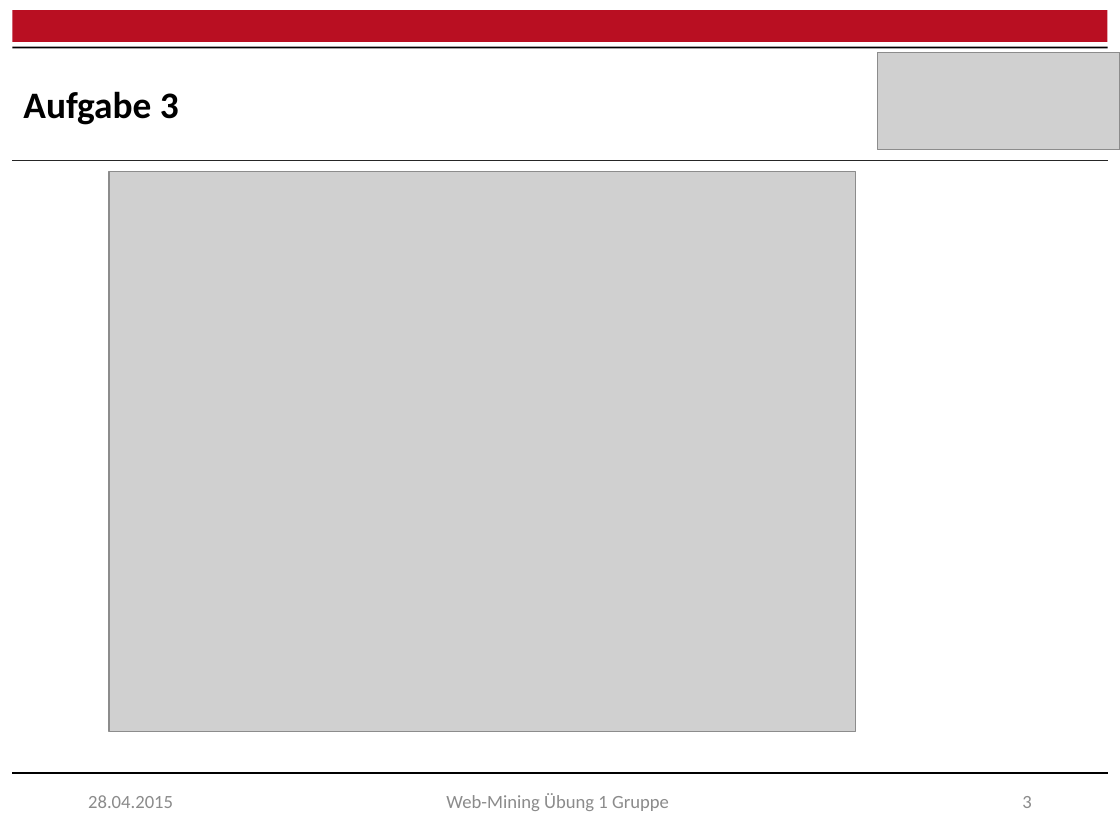
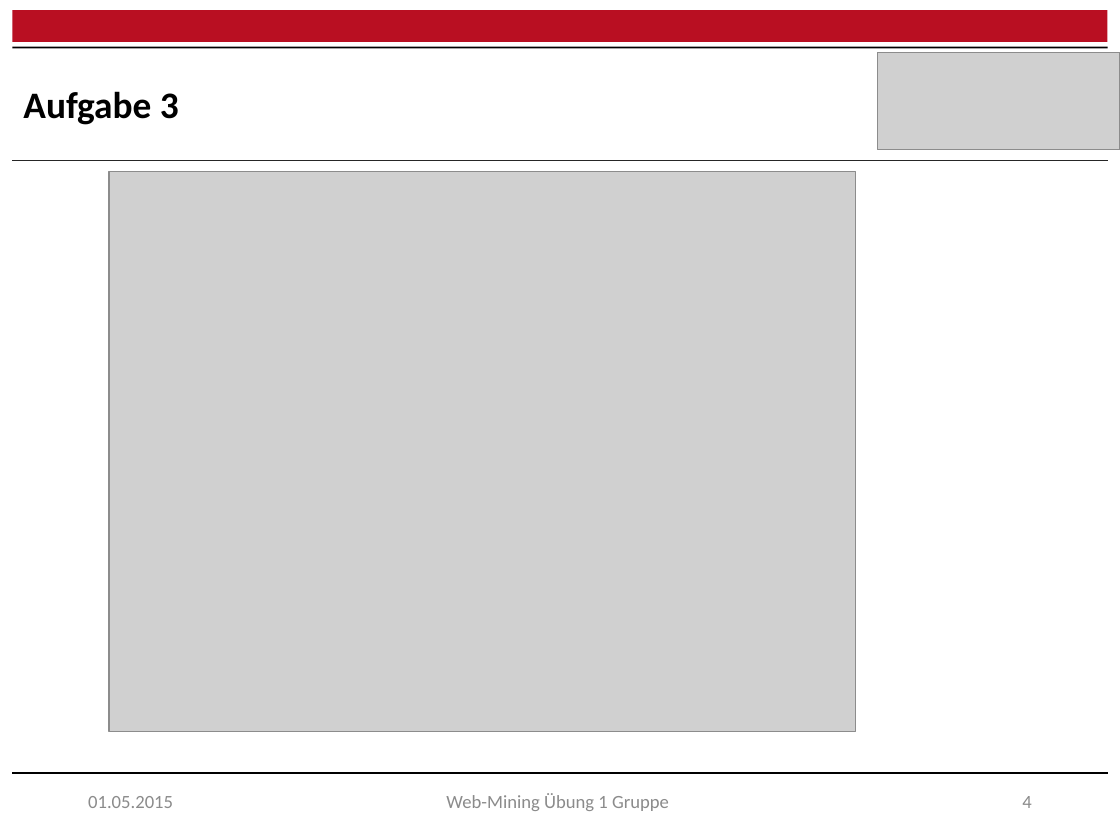
Before and after one commit to raQai/web-mining, a slide deck: slide 4 of ex1/results/ex1_präsentation.pptx (slide 3 before the commit). Drawn at 1120x840 pixels with LibreOffice and Linux fonts; fonts in the diff are those of the drawing; grey boxes stand for pictures. Boxes give left, top, right and bottom in pixels: in the first picture for what was removed or moved away, otherwise in the second. Text is boxed around its words. In the diff, an @@ line names an element or a change of style, - is before the commit and + after.

```diff
--- a/ex1/results/ex1_präsentation.pptx
+++ b/ex1/results/ex1_präsentation.pptx
@@ text at (88, 796, 173, 808): text changed @@
-28.04.2015
+01.05.2015
@@ page number at (1022, 796, 1031, 808): text changed @@
-3
+4
```
Also in this commit, not shown: 4 other slides changed, 1 slide added, 1 other file.
